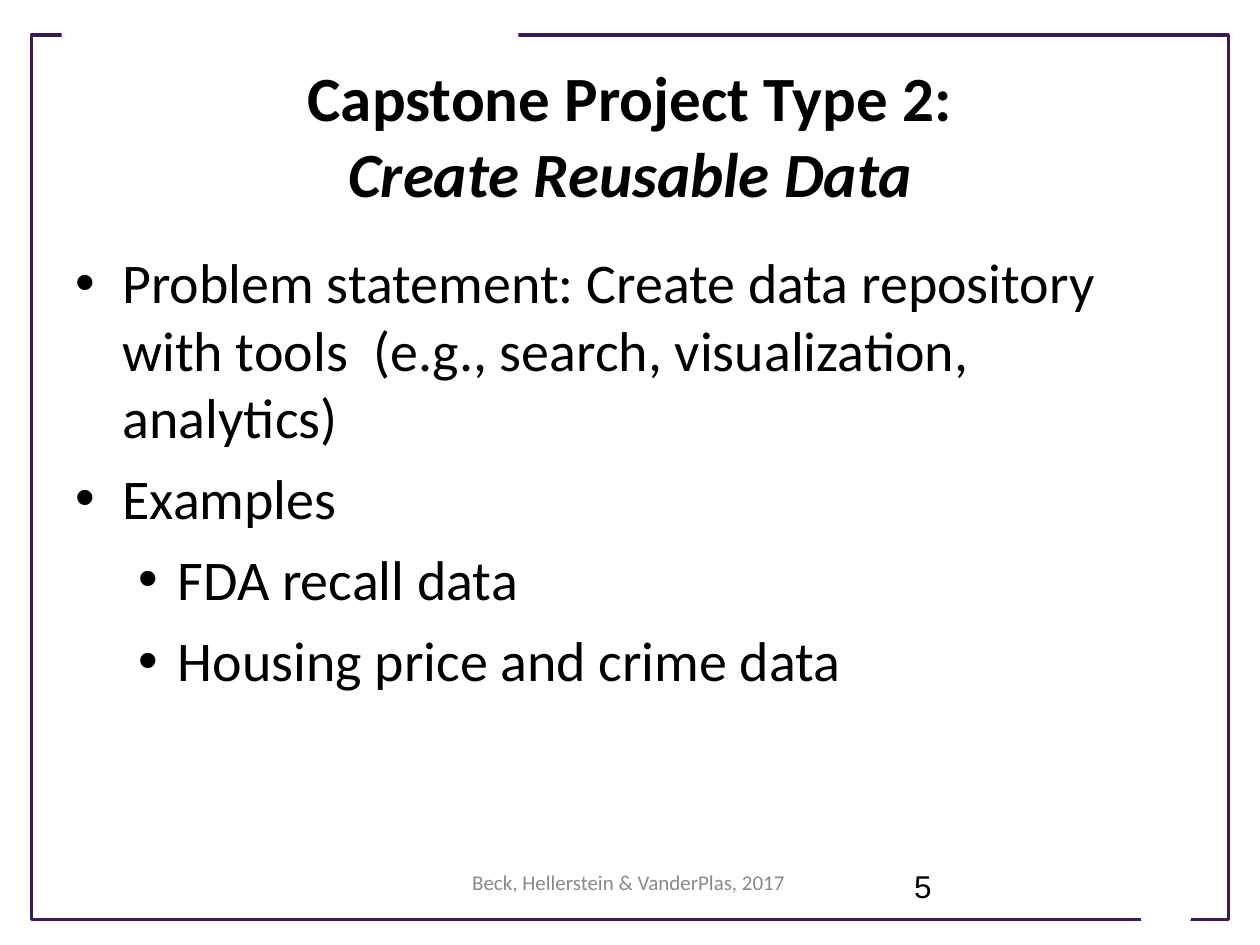
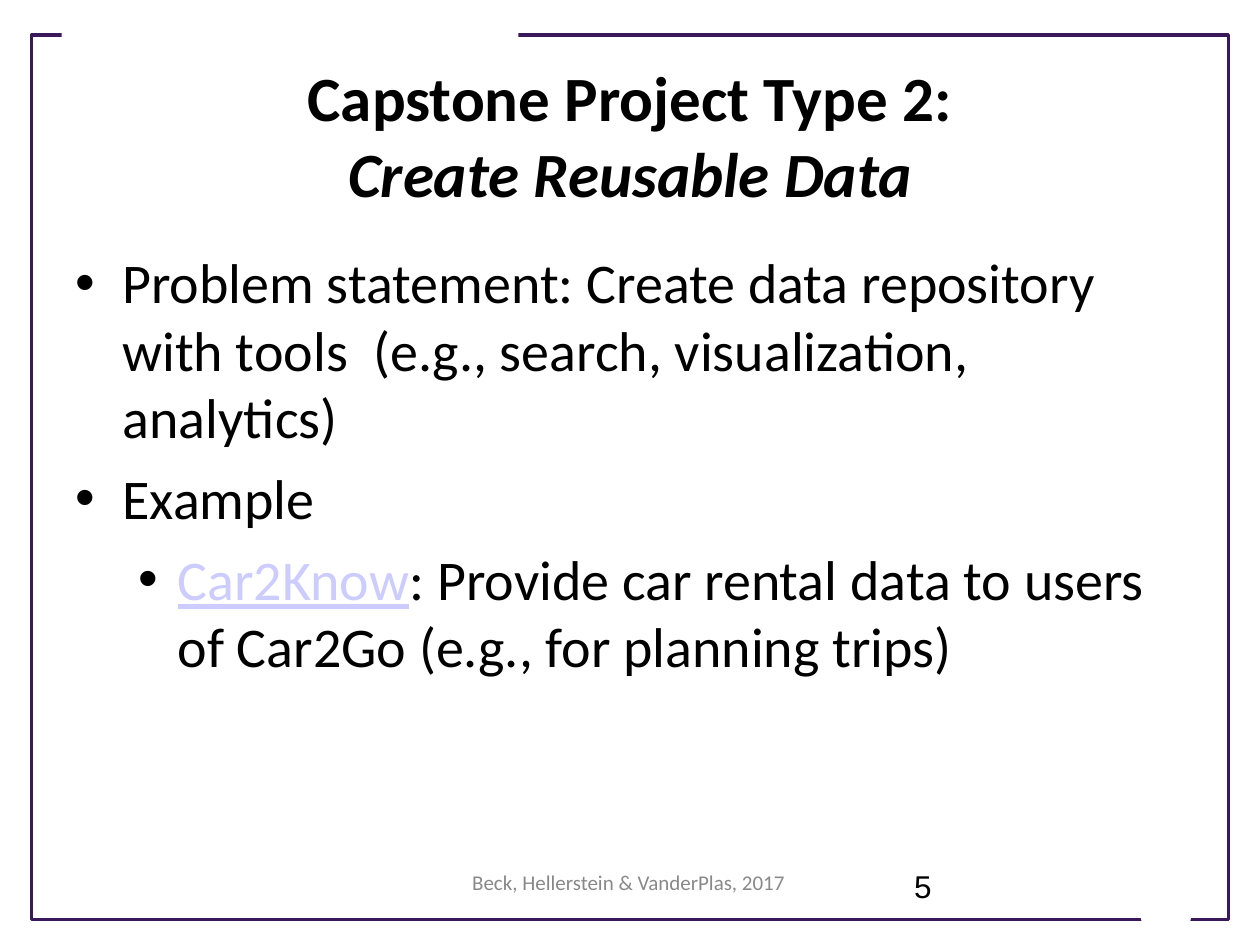
Before and after one commit to UWSEDS/LectureNotes, a slide deck: slide 5 of 07-Project-overview.pptx. Drawn at 1260x945 pixels with LibreOffice and Linux fonts; fonts in the diff are those of the drawing; background and template pictures are left out. Boxes give left, top, right and bottom in pixels: in the first picture for what was removed or moved away, otherwise in the second. Text is boxed around its words. In the diff, an @@ line names an element or a change of style, - is before the commit and + after.

```diff
--- a/07-Project-overview.pptx
+++ b/07-Project-overview.pptx
@@ text at box(122, 480, 1144, 677): text changed @@
-• Examples
-  • FDA recall data
-  • Housing price and crime data
+• Example
+  • Car2Know: Provide car rental data to users of Car2Go (e.g., for planning trips)
```
Also in this commit, not shown: 7 other slides changed, 2 slides added, 2 slides removed.
